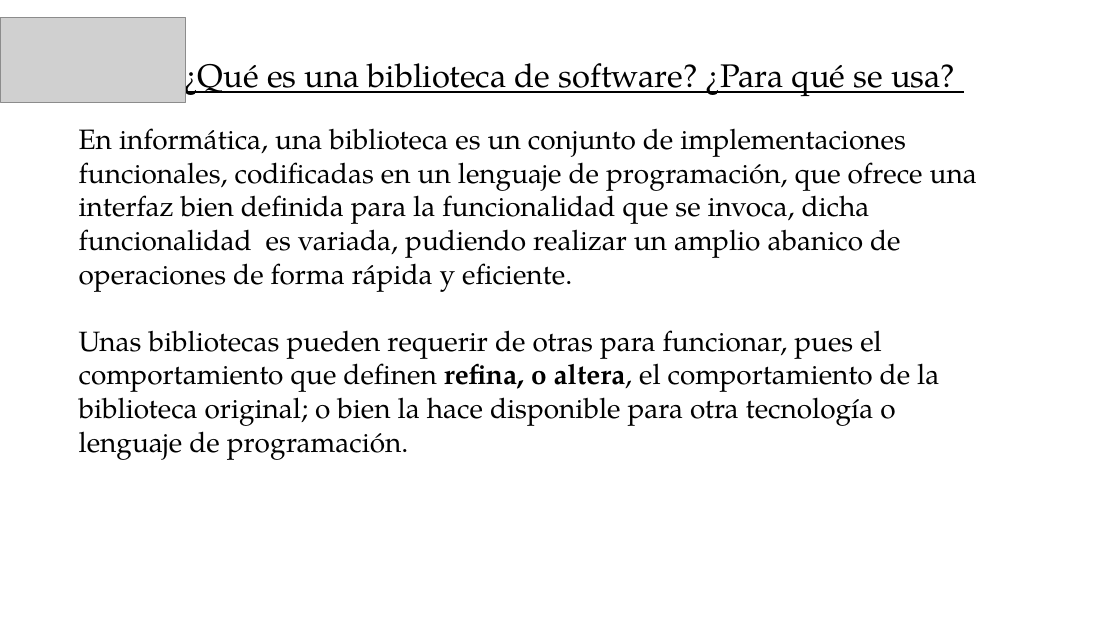
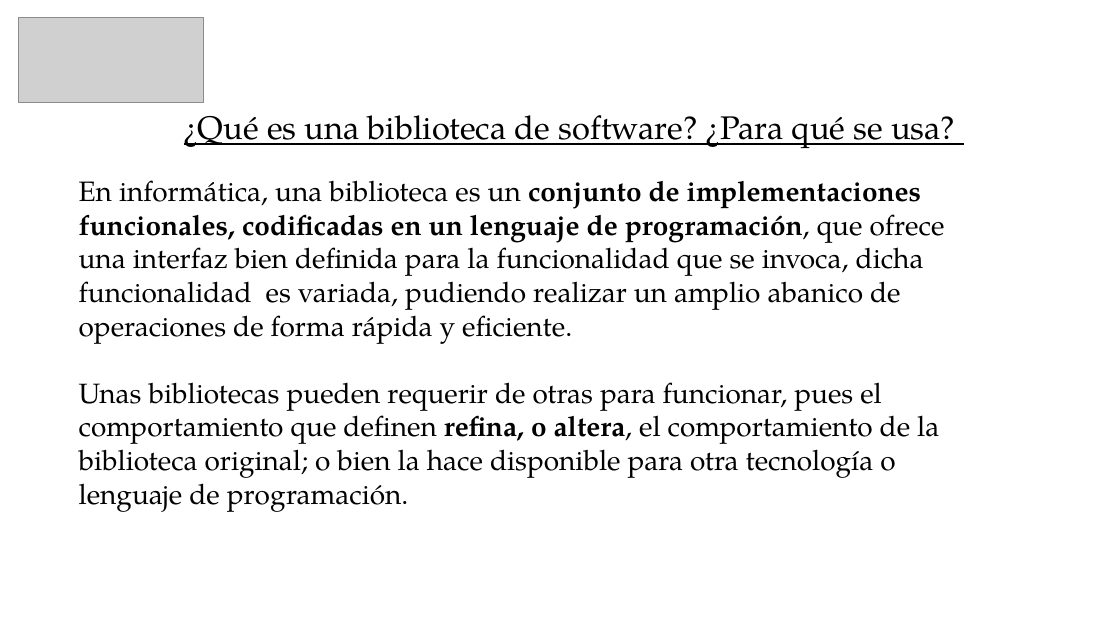
Before and after one commit to guaguaUPM/UPM, a slide deck: slide 2 of lu-lapack.pptx. Drawn at 1120x630 pixels with LibreOffice and Linux fonts; fonts in the diff are those of the drawing; grey boxes stand for pictures; background and template pictures are left out. Boxes give left, top, right and bottom in pixels: in the first picture for what was removed or moved away, otherwise in the second. Text is boxed around its words. In the diff, an @@ line names an element or a change of style, - is before the commit and + after.

```diff
--- a/lu-lapack.pptx
+++ b/lu-lapack.pptx
@@ picture: place and size @@
-picture at [0, 18, 186, 103]
+picture at [18, 18, 204, 103]
@@ text "¿Qué es una biblioteca de ...": place and size @@
-text "¿Qué es una biblioteca de ..." at [79, 53, 977, 460]
+text "¿Qué es una biblioteca de ..." at [79, 115, 955, 512]
@@ text at [79, 180, 945, 344]: bold on in "conjunto de implementaciones funcionales, codificadas en un ..." @@
```
Also in this commit, not shown: 7 other slides changed, 2 other files.
